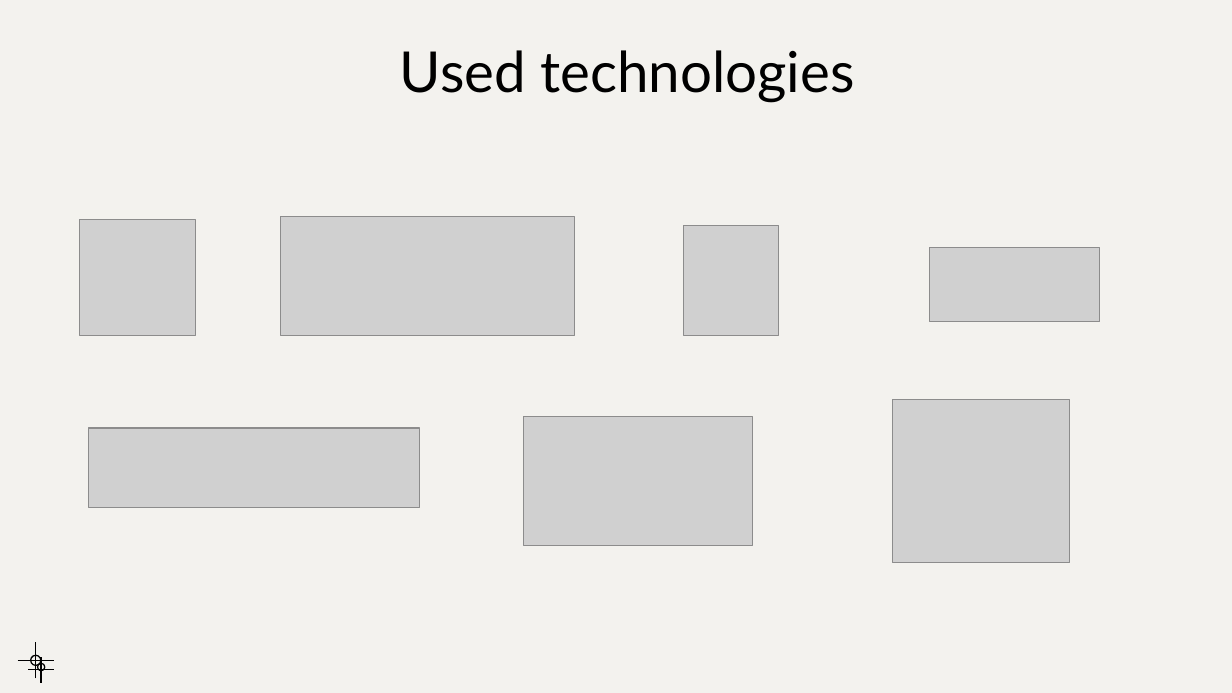
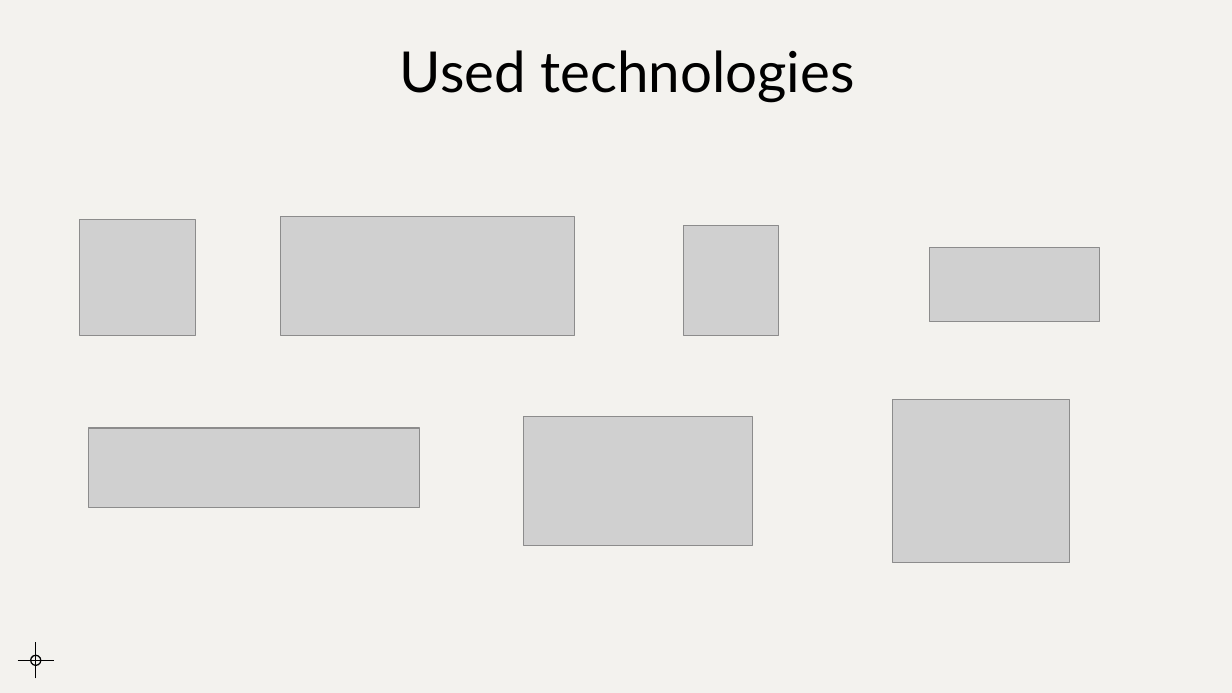
Before and after one commit to rita-s/Data_Analysis_Project_1, a slide deck: slide 2 of Project_1_Data_Analytics.pptx. Drawn at 1232x693 pixels with LibreOffice and Linux fonts; fonts in the diff are those of the drawing; grey boxes stand for pictures. Boxes give left, top, right and bottom in pixels: in the first picture for what was removed or moved away, otherwise in the second. Text is boxed around its words. In the diff, an @@ line names an element or a change of style, - is before the commit and + after.

```diff
--- a/Project_1_Data_Analytics.pptx
+++ b/Project_1_Data_Analytics.pptx
@@ line removed from (41, 683) to (41, 657) @@
@@ line removed from (28, 670) to (54, 670) @@
@@ ellipse removed at box(37, 664, 44, 671) @@
```
Also in this commit, not shown: 4 other slides changed.
